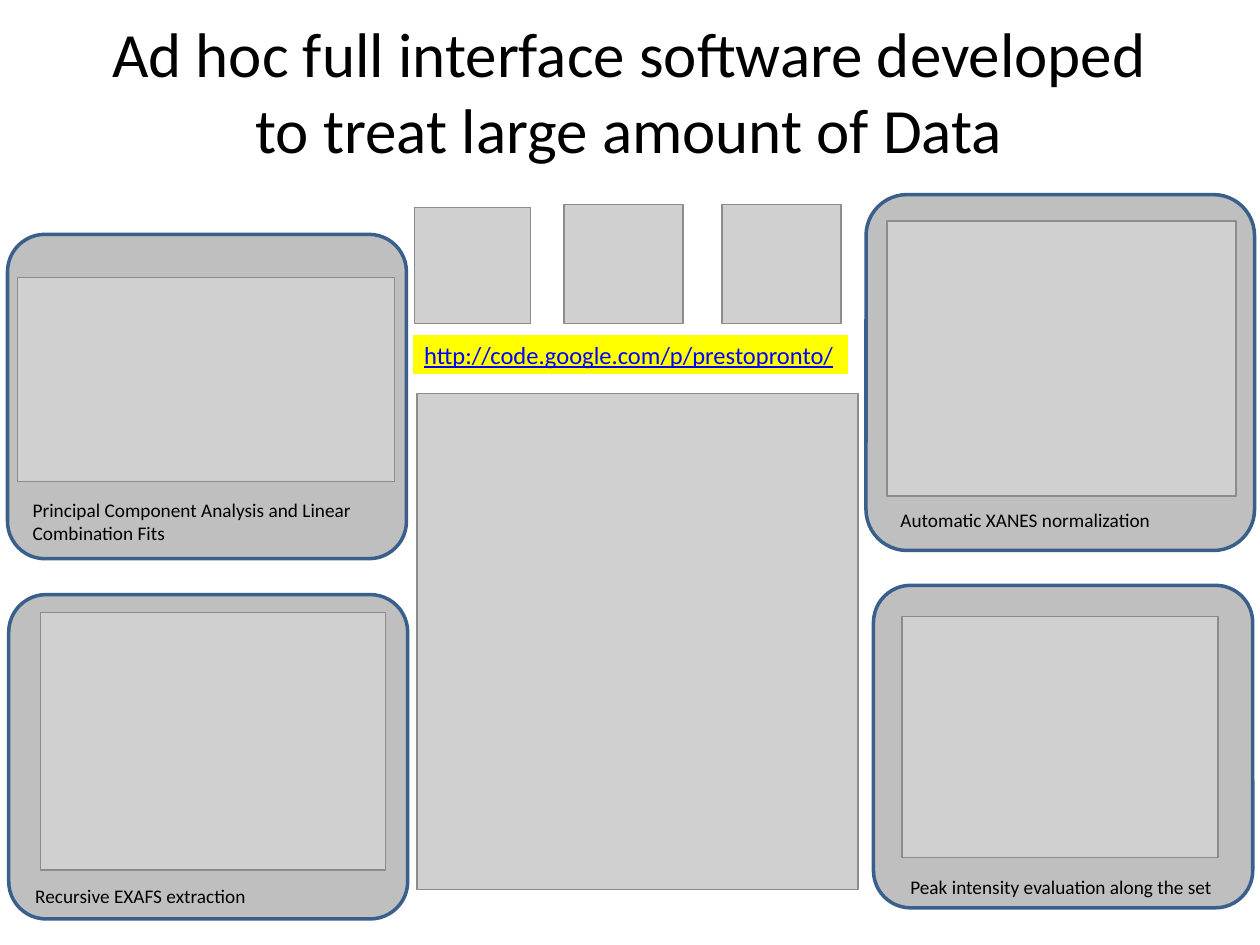
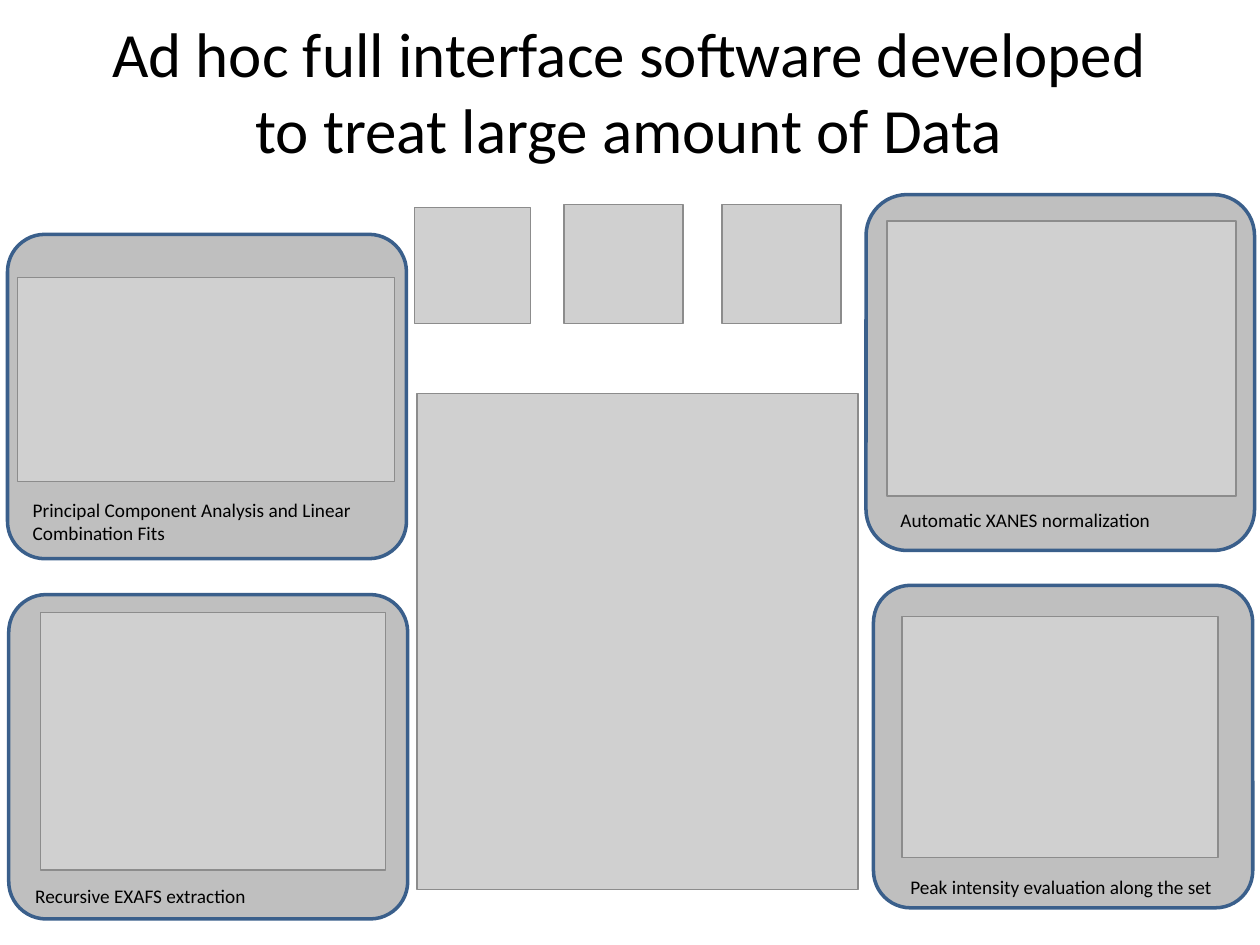
Before and after one commit to soonready/PrestoPronto, a slide deck: slide 1 of source/prestopronto_new.pptx. Drawn at 1260x945 pixels with LibreOffice and Linux fonts; fonts in the diff are those of the drawing; grey boxes stand for pictures. Boxes give left, top, right and bottom in pixels: in the first picture for what was removed or moved away, otherwise in the second. Text is boxed around its words. In the diff, an @@ line names an element or a change of style, - is before the commit and + after.

```diff
--- a/source/prestopronto_new.pptx
+++ b/source/prestopronto_new.pptx
@@ rectangle removed at box(412, 334, 850, 377) @@
-http://code.google.com/p/prestopronto/
```
Also in this commit, not shown: 2 other files.
